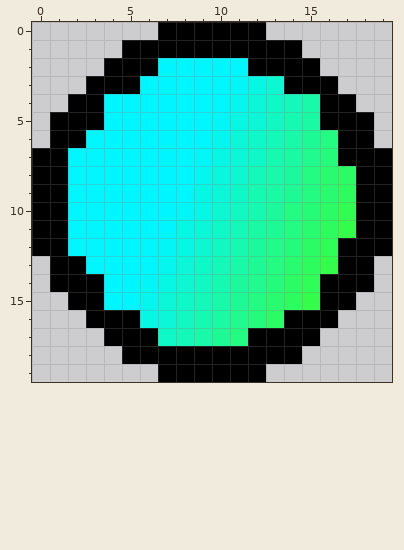
Pixel-art sprite, stored at src/main/resources/ball2.png. Above, as it was before the edit.
The file is 20x20 pixels. Colours within 5 levels of each other are drawn and written as one.
Once edited:
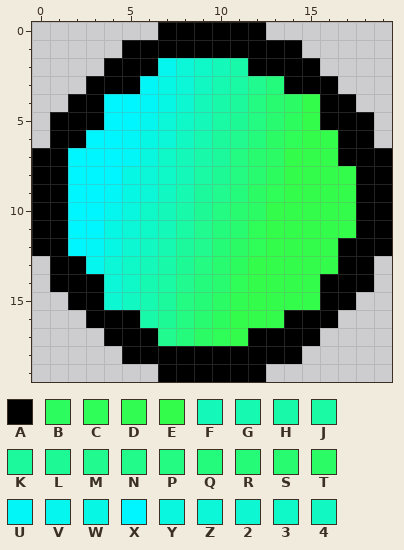
Palette (. is transparent): A #000000  B #2dfc5f  C #2ffd58  D #31fc52  E #33fd4a  F #14f8b9  G #16f9b0  H #18f9a9  J #1af9a3  K #1cf99c  L #1dfa95  M #20fa8f  N #22fa89  P #23fb83  Q #24fb7d  R #26fb77  S #29fb70  T #2bfc65  U #02f6f7  V #04f6ee  W #07f7e5  X #00f6ff  Y #08f7de  Z #0bf7d8  2 #0df8d2  3 #0ff8c8  4 #11f8c2
The exact change:
Changed rows in their new state; - is an unchanged pixel.
first column x 3:
 2 ----VZ3FH------
 3 ---UWZ4GJMQ----
 4 ---UW2FHKPSTE--
 5 ---VZ3FJLPSBE--
 6 --UWZ4GKMQTCEE-
 7 --UY3FHKPSTEEE-
 8 --WZ3FJLPSBEEEE
 9 -UWZ4GKMQTCEEEE
10 -VY3FHLPSTEEEEE
11 -WZ3FJMQSCEEEE-
12 UW24GKMRTCEEEE-
13 VZ3FHLPSBEEEE--
14 -Z3GJMQSCEEEE--
15 -24GKPRTDEEE---
16 ---HLPSBEEE----
17 ----MQTCE------
Pixel boxes of the changes (left, top, right, bottom) in both pictures:
changed: (86, 58, 356, 346)
